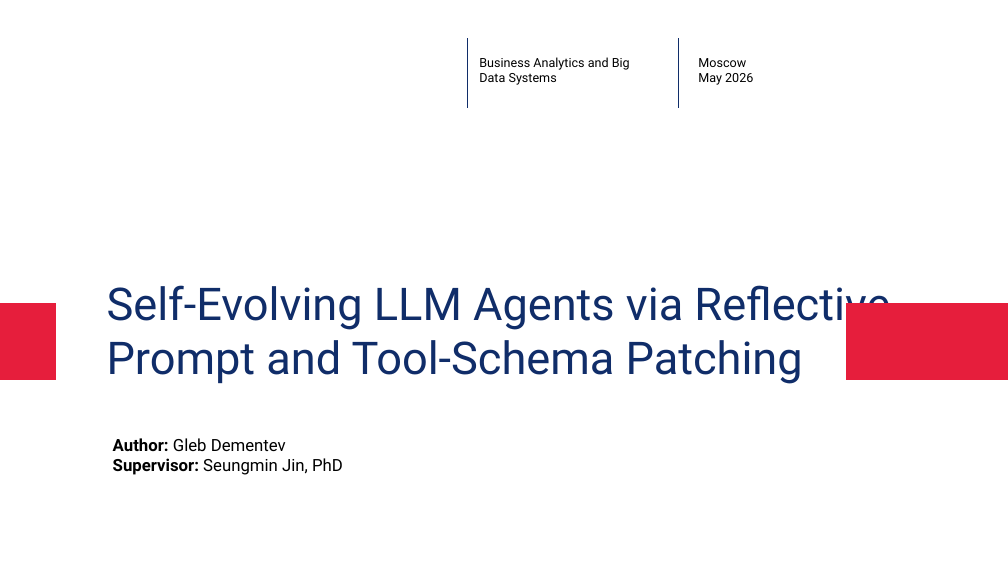
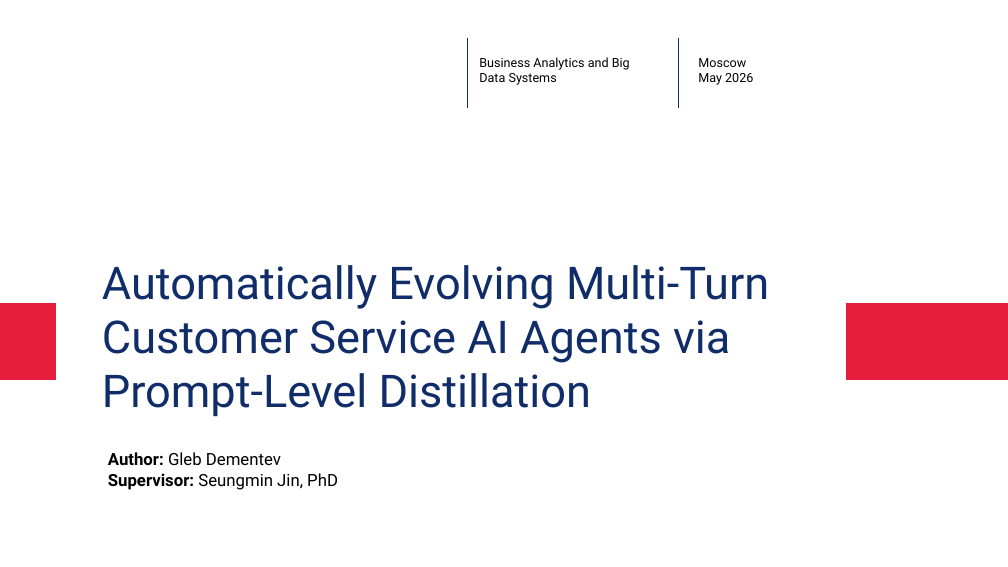
Before and after one commit to glebdementev/tau-evo, a slide deck: slide 1 of slides/defense.pptx. Drawn at 1008x567 pixels with LibreOffice and Linux fonts; fonts in the diff are those of the drawing; background and template pictures are left out. Boxes give left, top, right and bottom in pixels: in the first picture for what was removed or moved away, otherwise in the second. Text is boxed around its words. In the diff, an @@ line names an element or a change of style, - is before the commit and + after.

```diff
--- a/slides/defense.pptx
+++ b/slides/defense.pptx
@@ text at (x1=102, y1=265, x2=769, y2=417): text changed @@
-Self-Evolving LLM Agents via Reflective Prompt and Tool-Schema Patching
+Automatically Evolving Multi-Turn
+Customer Service AI Agents via Prompt-Level Distillation
@@ text "Author: Gleb Dementev" moved from (x1=113, y1=438, x2=343, y2=475) to (x1=108, y1=452, x2=338, y2=490) @@
```
Also in this commit, not shown: 14 other slides changed, 1 slide added, 1 other file.
